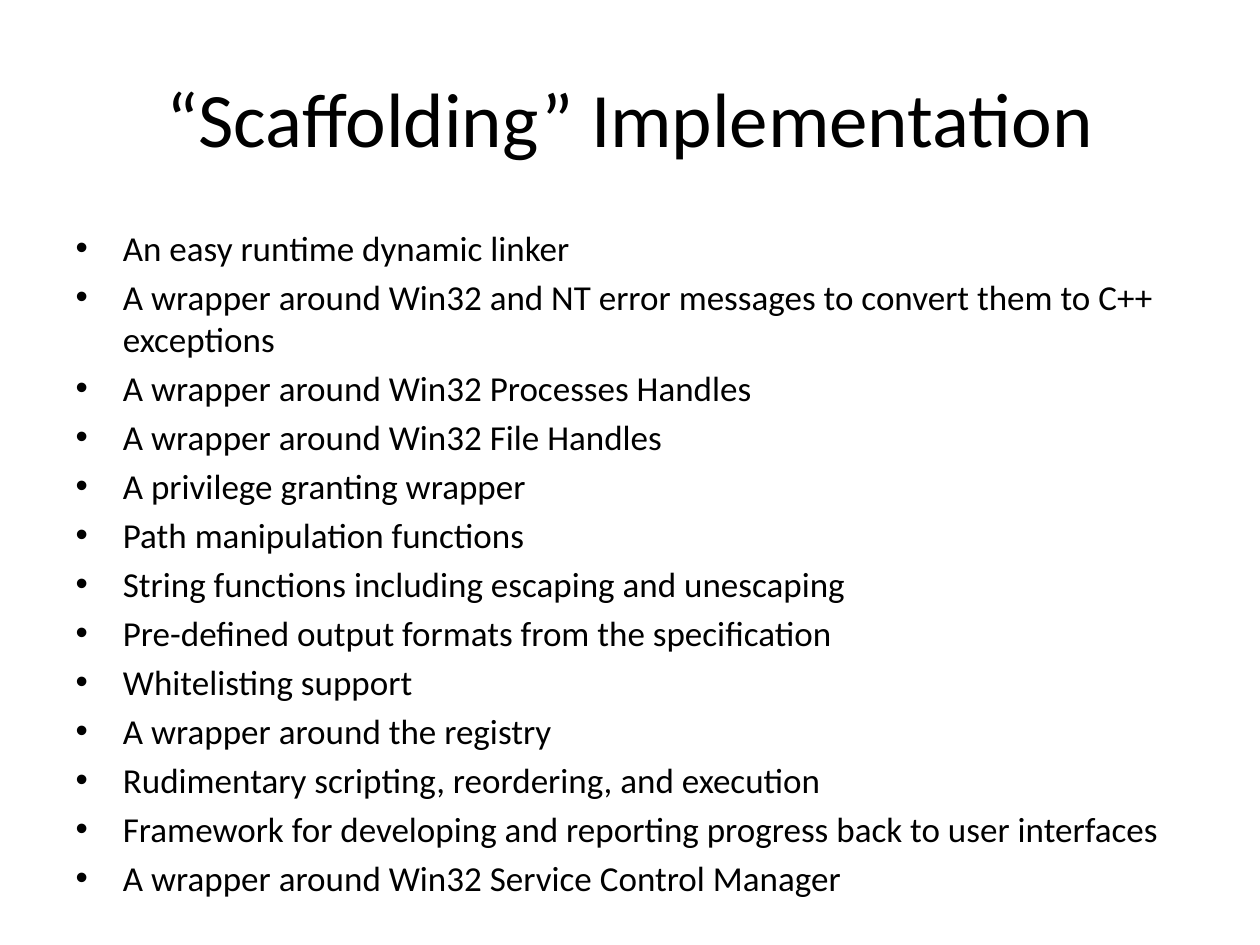
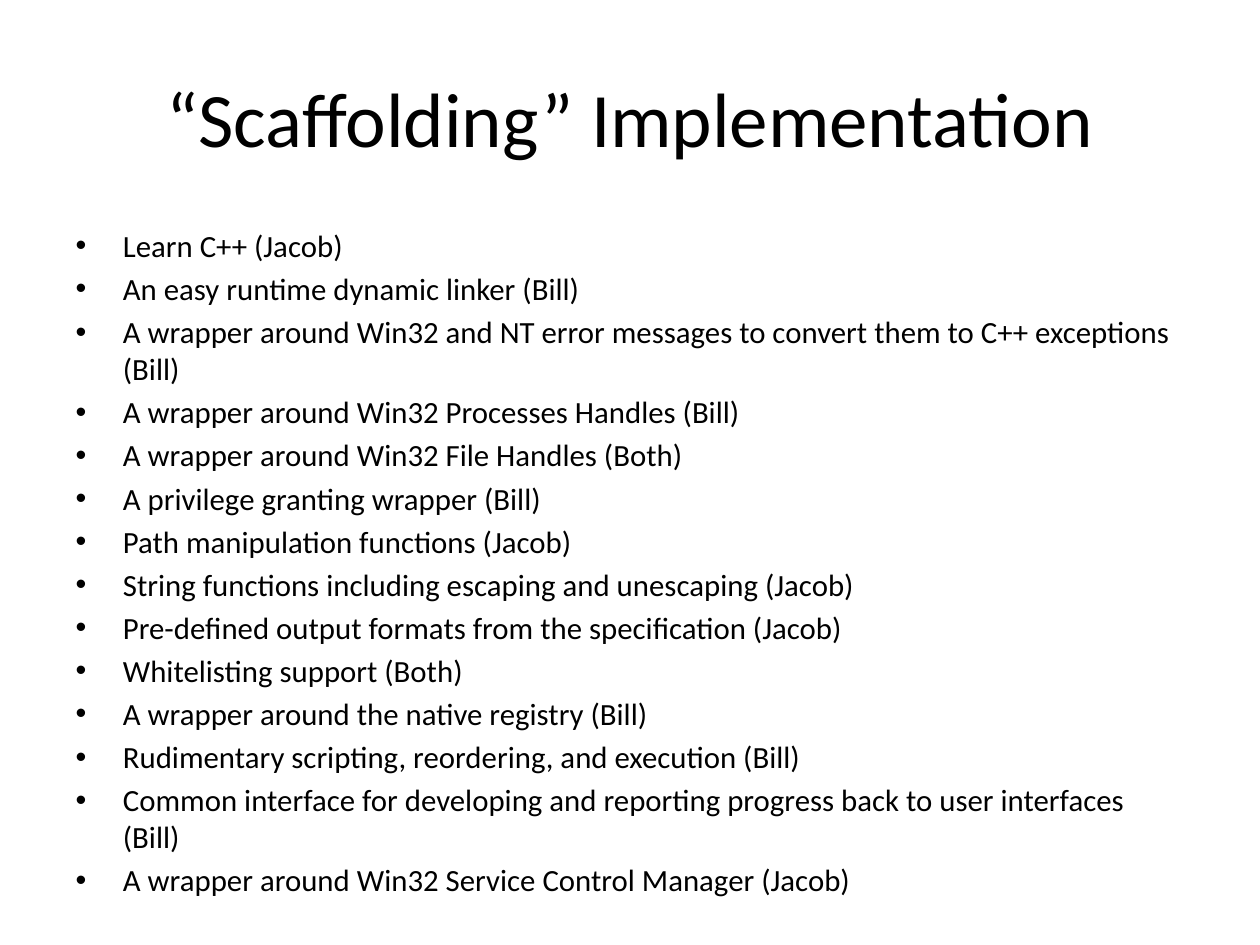
Before and after one commit to BillyONeal/Instalog, a slide deck: slide 4 of Docs/EECS395.Spring2012.SnyderOneal.InterimReport2Presentation.Instalog.pptx. Drawn at 1260x945 pixels with LibreOffice and Linux fonts; fonts in the diff are those of the drawing. Boxes give left, top, right and bottom in pixels: in the first picture for what was removed or moved away, otherwise in the second. Text is boxed around its words. In the diff, an @@ line names an element or a change of style, - is before the commit and + after.

```diff
--- a/Docs/EECS395.Spring2012.SnyderOneal.InterimReport2Presentation.Instalog.pptx
+++ b/Docs/EECS395.Spring2012.SnyderOneal.InterimReport2Presentation.Instalog.pptx
@@ text at [123,234,1169,852]: text changed; size 20 to 17.6 pt @@
-• An easy runtime dynamic linker
-• A wrapper around Win32 and NT error messages to convert them to C++ exceptions
-• A wrapper around Win32 Processes Handles
-• A wrapper around Win32 File Handles
-• A privilege granting wrapper
-• Path manipulation functions
-• String functions including escaping and unescaping
-• Pre-defined output formats from the specification
-• Whitelisting support
-• A wrapper around the registry
-• Rudimentary scripting, reordering, and execution
-• Framework for developing and reporting progress back to user interfaces
-• A wrapper around Win32 Service Control Manager
+• Learn C++ (Jacob)
+• An easy runtime dynamic linker (Bill)
+• A wrapper around Win32 and NT error messages to convert them to C++ exceptions (Bill)
+• A wrapper around Win32 Processes Handles (Bill)
+• A wrapper around Win32 File Handles (Both)
+• A privilege granting wrapper (Bill)
+• Path manipulation functions (Jacob)
+• String functions including escaping and unescaping (Jacob)
+• Pre-defined output formats from the specification (Jacob)
+• Whitelisting support (Both)
+• A wrapper around the native registry (Bill)
+• Rudimentary scripting, reordering, and execution (Bill)
+• Common interface for developing and reporting progress back to user interfaces (Bill)
+• A wrapper around Win32 Service Control Manager (Jacob)
```
Also in this commit, not shown: 2 other slides changed.
